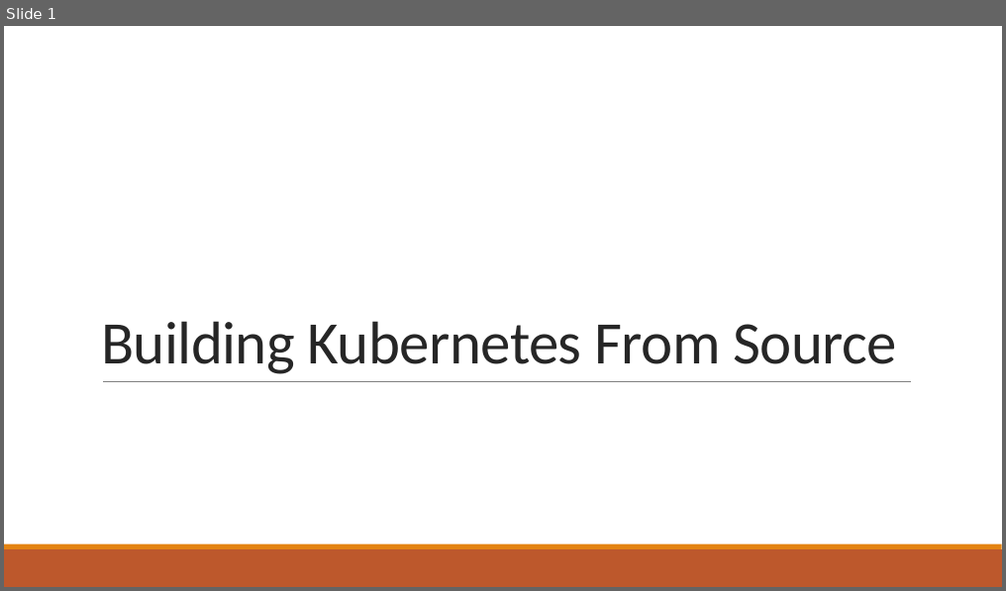
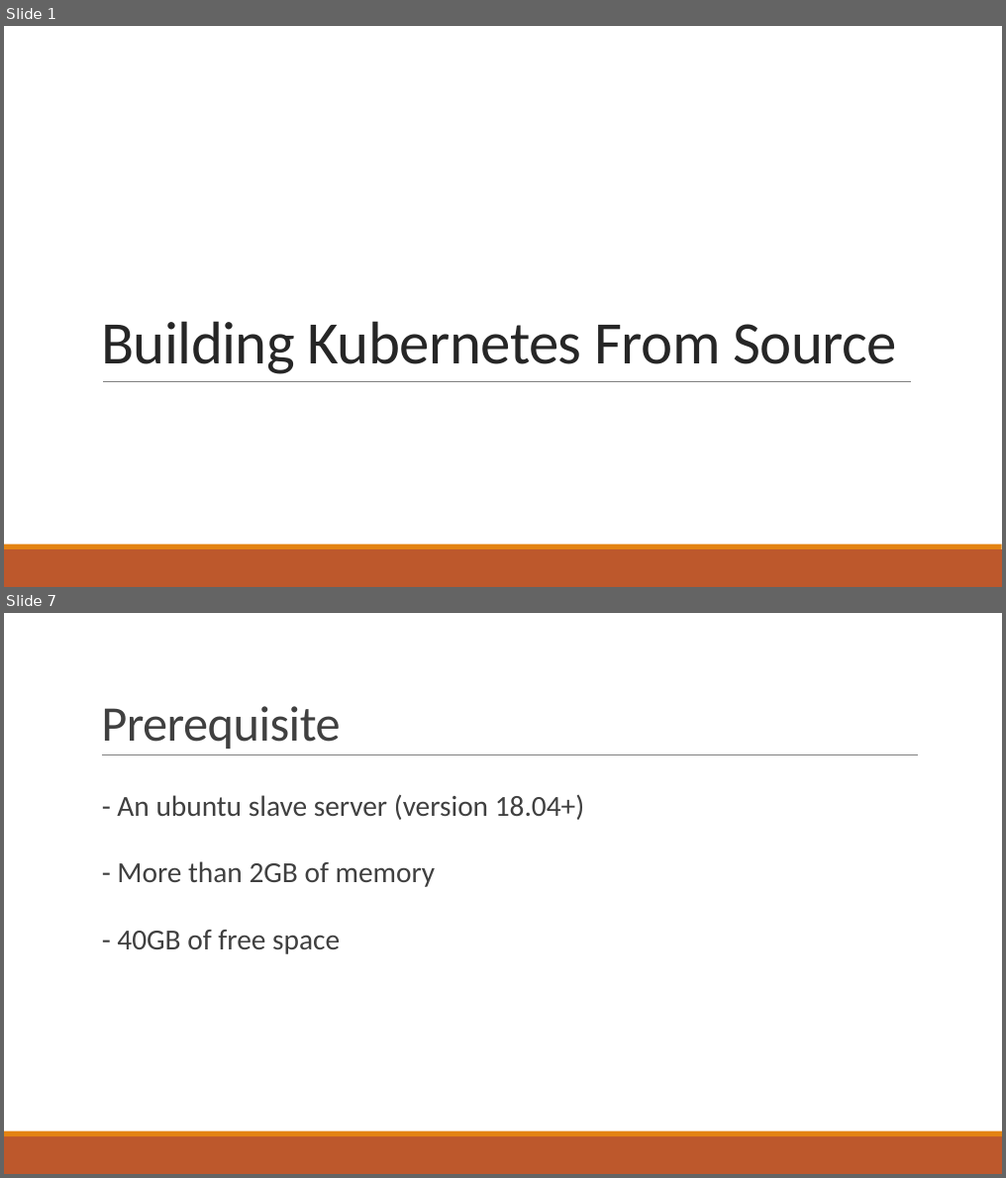
Before and after one commit to Beomsu-Seo/graduation-thesis, a slide deck: docs/Building Kubernetes From Source.pptx. Shown one above the other, each under a label of ours: slide 1 before the commit, slides 1 and 7 after it; the slides between them are not shown. The pictures are 1006x591 and 1006x1178 pixels, drawn with LibreOffice and Linux fonts; fonts in the diff are those of the drawing. Boxes give left, top, right and bottom in pixels: in the first picture for what was removed or moved away, otherwise in the second. Text is boxed around its words. In the diff, an @@ line names an element or a change of style, - is before the commit and + after.

```diff
--- a/docs/Building Kubernetes From Source.pptx
+++ b/docs/Building Kubernetes From Source.pptx
@@ slide 7 added at [4,613,1002,1174], background #FFFFFF; not listed: 2 template elements that a slide beside it also shows @@
@@ title added at [101,706,340,749], 48 pt, text #404040 @@
+Prerequisite
@@ line added from (102, 756) to (918, 756), #808080 0.5 pt @@
@@ text added at [117,795,584,955], 28 pt, text #404040 @@
+  - An ubuntu slave server (version 18.04+)
+  - More than 2GB of memory
+  - 40GB of free space
```
Also in this commit, not shown: 3 slides changed, 13 other slides added, 3 slides removed.
